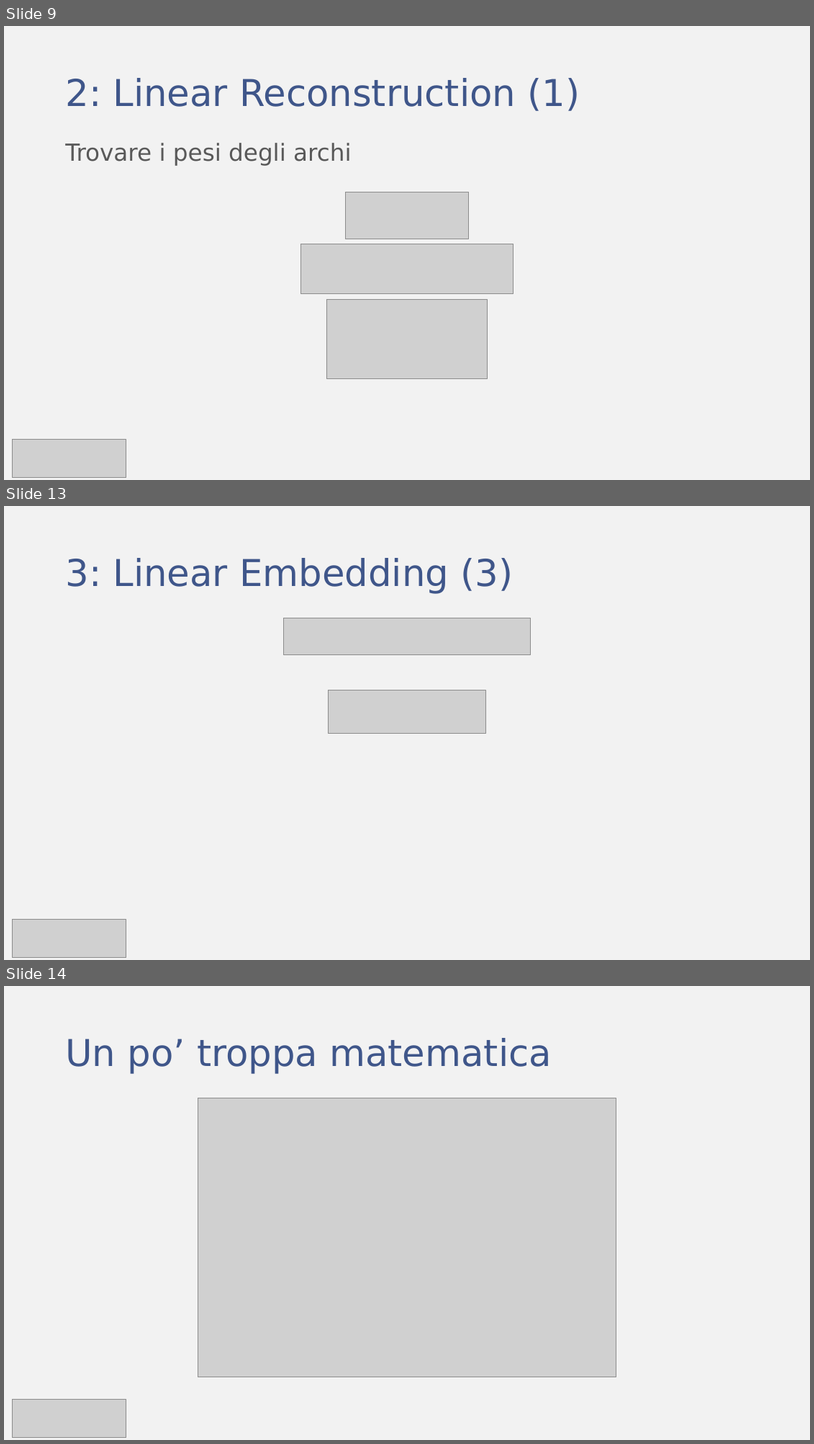
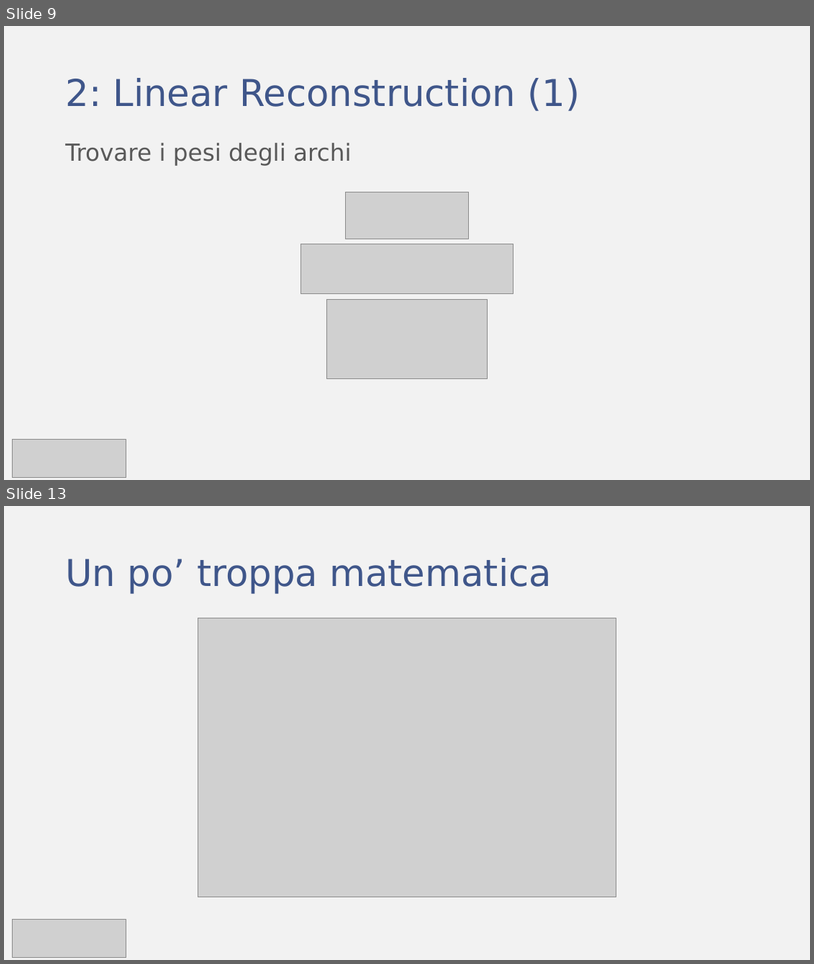
Before and after one commit to fratorgano/dimensionality-reduction, a slide deck: lle/LLE.pptx. Shown one above the other, each under a label of ours: slides 9, 13 and 14 before the commit, slides 9 and 13 after it; the slides between them are not shown. The pictures are 814x1444 and 814x964 pixels, drawn with LibreOffice and Linux fonts; fonts in the diff are those of the drawing; grey boxes stand for pictures. Boxes give left, top, right and bottom in pixels: in the first picture for what was removed or moved away, otherwise in the second. Text is boxed around its words. In the diff, an @@ line names an element or a change of style, - is before the commit and + after.

```diff
--- a/lle/LLE.pptx
+++ b/lle/LLE.pptx
@@ slide 13 removed at [4, 506, 810, 960], background #F2F2F2 @@
@@ title removed at [65, 558, 513, 593] @@
-3: Linear Embedding (3)
@@ picture removed at [284, 618, 530, 655] @@
@@ picture removed at [328, 690, 486, 733] @@
@@ picture removed at [13, 919, 127, 957] @@
@@ what was slide 14 is now slide 13 @@
```
Also in this commit, not shown: 5 slides changed, 11 other files.
